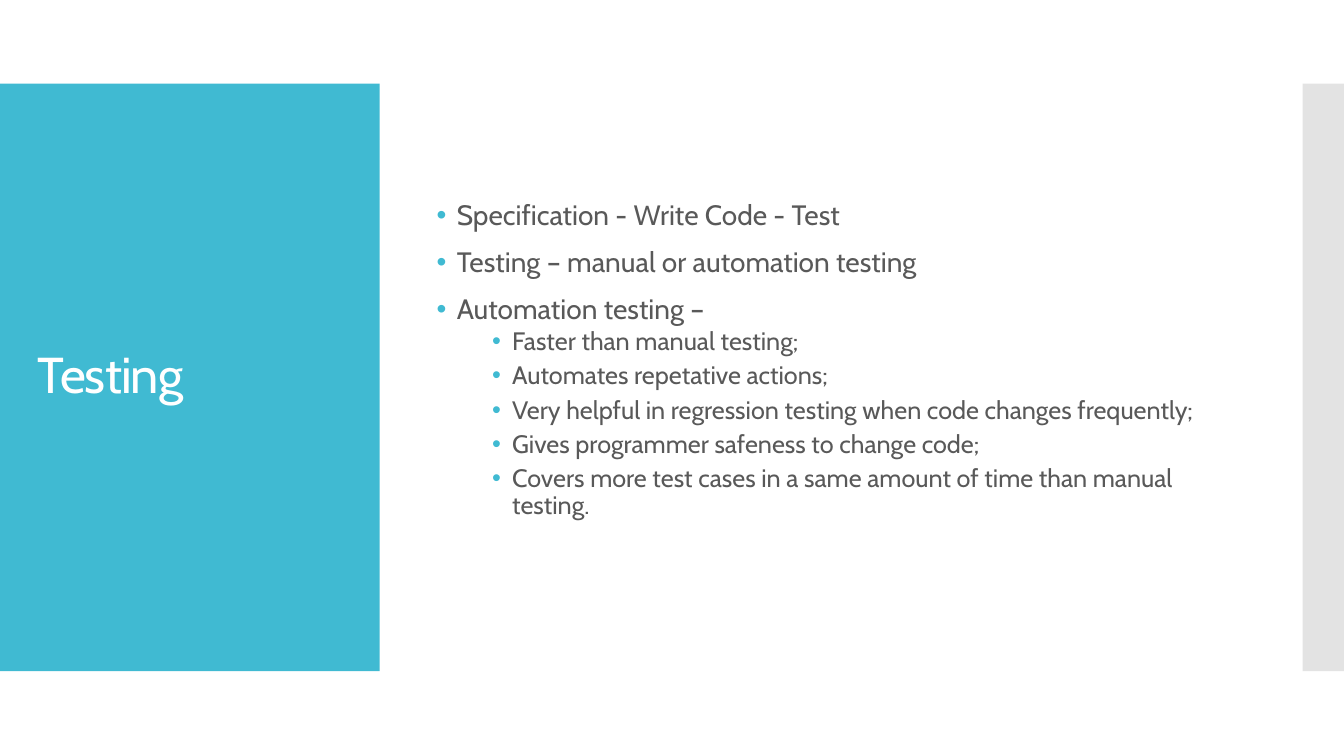
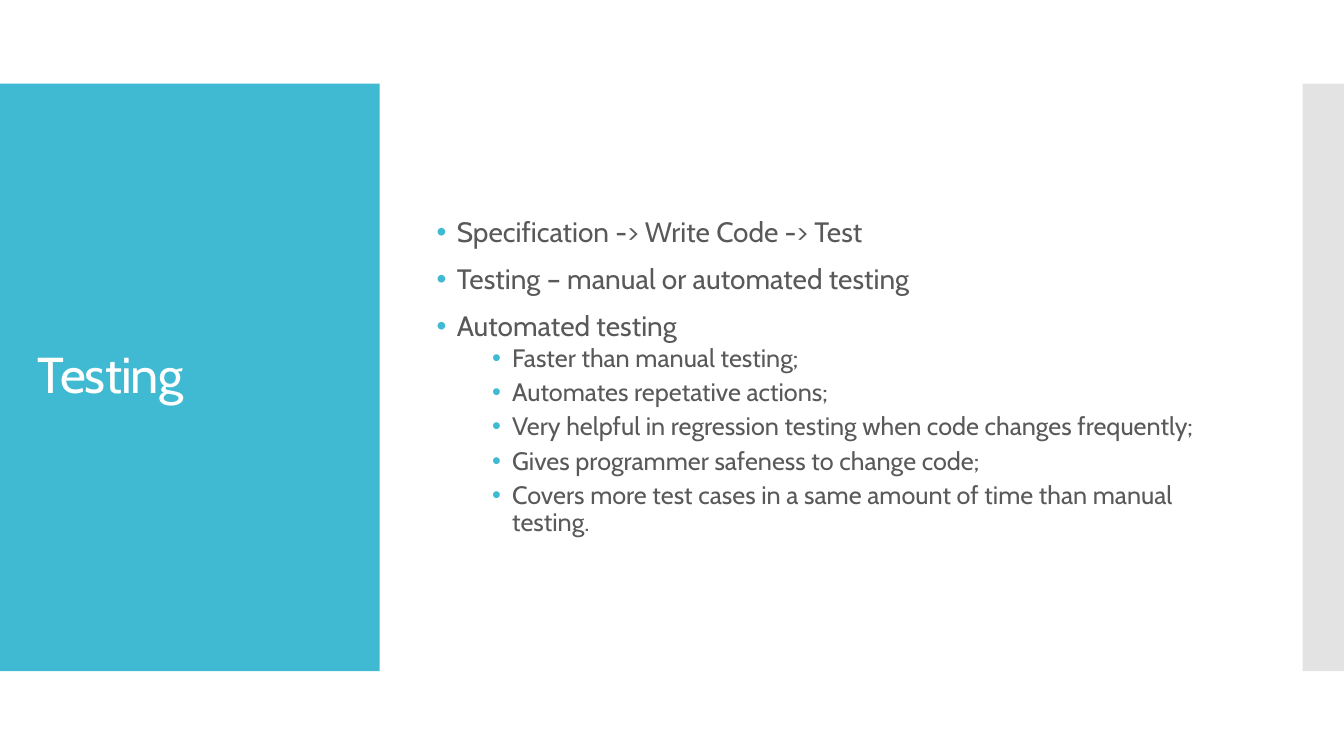
Before and after one commit to ivlahek/presentation.testing, a slide deck: slide 2 of Presentation.pptx. Drawn at 1344x756 pixels with LibreOffice and Linux fonts; fonts in the diff are those of the drawing. Boxes give left, top, right and bottom in pixels: in the first picture for what was removed or moved away, otherwise in the second. Text is boxed around its words. In the diff, an @@ line names an element or a change of style, - is before the commit and + after.

```diff
--- a/Presentation.pptx
+++ b/Presentation.pptx
@@ text at box(457, 221, 909, 342): text changed @@
-• Specification - Write Code - Test
-• Testing – manual or automation testing
-• Automation testing –
+• Specification -> Write Code -> Test
+• Testing – manual or automated testing
+• Automated testing
```
Also in this commit, not shown: 7 other slides changed, 2 slides added.
